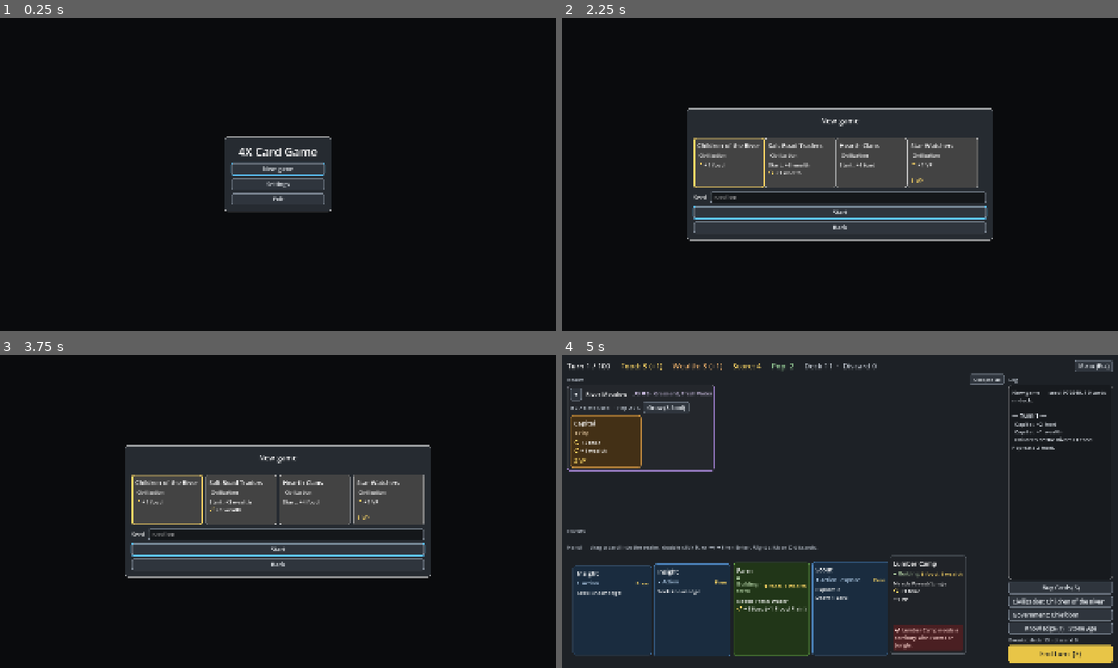
Above: before the commit, frames 1-4 (two rows, left to right).
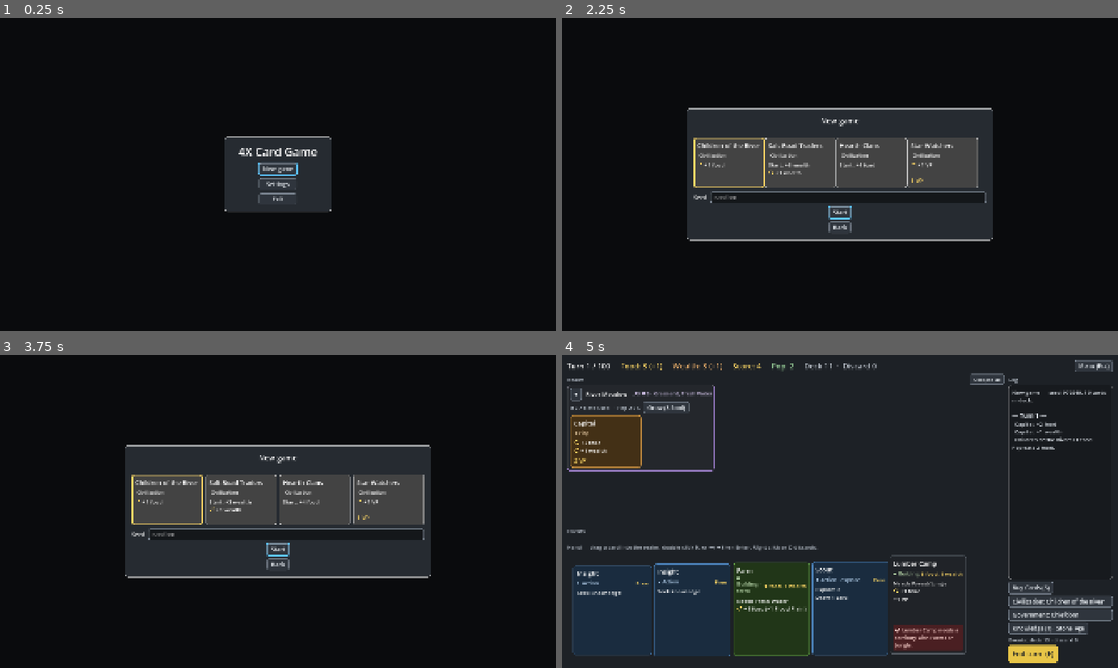
Above: after the commit, the same moments.

Repository: r888888888/4x-card-game
Game: Godot game, scene res://ui/main.tscn
Two runs of this game, one before a commit and one after it. Both use one fixed random seed, a clock stepped at 60 frames per second and the inputs below.
Inputs:
- Up to frame 1 (0.25 s): no input
- Up to frame 2 (2.25 s): click "Settings" at 0.5 s; click "Back" at 1.25 s; click "New game" at 2 s
- Up to frame 3 (3.75 s): click "Back" at 2.75 s; click "New game" at 3.5 s
- Up to frame 4 (5 s): click "Start" at 4.25 s

The runs differ from the first frame. In frame 1, 0.4% of the frame differs, in the area x 41-59%, y 46-60%; in frame 2, 1.0%; in frame 3, 1.0%; in frame 4, 1.1%, in the area x 81-100%, y 72-99%.

Commit message:
100: buttons fit their text; menu and screen buttons share one width in a centred column
Co-Authored-By: Claude Opus 5.5 <noreply@anthropic.com>

Diff:
--- a/ui/game_menu.gd
+++ b/ui/game_menu.gd
@@ -46,18 +46,13 @@
 	box.add_child(_civ_label)
 	var restart := UIKit.button("Restart", _restart)
 	restart.tooltip_text = "Start again with the seed above."
-	box.add_child(restart)
 	var new_game := UIKit.button("New game", func(): new_game_requested.emit())
 	new_game.tooltip_text = "Leave this game and choose a civilization and seed."
-	box.add_child(new_game)
 	_motion_toggle = UIKit.motion_toggle()
-	box.add_child(_motion_toggle)
-	box.add_child(HSeparator.new())
 	var close := UIKit.button("Close (Esc)", func(): close_requested.emit())
-	box.add_child(close)
 	var exit := UIKit.button("Exit", func(): exit_requested.emit())
 	exit.tooltip_text = "Quit the game. It isn't saved."
-	box.add_child(exit)
+	UIKit.button_column(box, [restart, new_game, _motion_toggle, HSeparator.new(), close, exit])
 	UIKit.focus_loop([_seed_edit, restart, new_game, _motion_toggle, close, exit])
 
 
--- a/ui/game_over_overlay.gd
+++ b/ui/game_over_overlay.gd
@@ -16,8 +16,7 @@
 	_label.horizontal_alignment = HORIZONTAL_ALIGNMENT_CENTER
 	box.add_child(_label)
 	_replay_button = UIKit.button("Replay this seed", on_replay)
-	box.add_child(_replay_button)
-	box.add_child(UIKit.button("New game", on_new_game))
+	UIKit.button_column(box, [_replay_button, UIKit.button("New game", on_new_game)])
 
 
 ## The overlay's text, or "" while it is hidden.
--- a/ui/new_game_screen.gd
+++ b/ui/new_game_screen.gd
@@ -51,9 +51,8 @@
 	seed_row.add_child(seed_edit)
 	start_button = UIKit.button("Start", _start)
 	start_button.tooltip_text = "Start a game with the seed above, or a random one if it's empty."
-	box.add_child(start_button)
 	back_button = UIKit.button("Back", func(): back_requested.emit())
-	box.add_child(back_button)
+	UIKit.button_column(box, [start_button, back_button])
 	UIKit.focus_loop([start_button, seed_edit, back_button])
 
 
--- a/ui/settings_screen.gd
+++ b/ui/settings_screen.gd
@@ -21,9 +21,8 @@
 	title.horizontal_alignment = HORIZONTAL_ALIGNMENT_CENTER
 	box.add_child(title)
 	motion_toggle = UIKit.motion_toggle()
-	box.add_child(motion_toggle)
 	back_button = UIKit.button("Back", func(): back_requested.emit())
-	box.add_child(back_button)
+	UIKit.button_column(box, [motion_toggle, back_button])
 	UIKit.focus_loop([back_button, motion_toggle])
 
 
--- a/ui/side_panel.gd
+++ b/ui/side_panel.gd
@@ -33,6 +33,7 @@
 	for zone_name in ["civilization", "government"]:
 		var line := UIKit.button("", func(): on_details.call(_identity[zone_name].get_meta("card_id")))
 		line.alignment = HORIZONTAL_ALIGNMENT_LEFT
+		line.size_flags_horizontal = Control.SIZE_FILL  # a list row, not an action: spans the panel (100)
 		line.clip_text = true
 		line.text_overrun_behavior = TextServer.OVERRUN_TRIM_ELLIPSIS
 		line.hide()
--- a/ui/start_screen.gd
+++ b/ui/start_screen.gd
@@ -26,12 +26,10 @@
 	box.add_child(title)
 	new_game_button = UIKit.button("New game", func(): new_game_requested.emit())
 	new_game_button.tooltip_text = "Choose a civilization and a seed, then start."
-	box.add_child(new_game_button)
 	settings_button = UIKit.button("Settings", func(): settings_requested.emit())
-	box.add_child(settings_button)
 	exit_button = UIKit.button("Exit", func(): exit_requested.emit())
 	exit_button.tooltip_text = "Quit the game."
-	box.add_child(exit_button)
+	UIKit.button_column(box, [new_game_button, settings_button, exit_button])
 	UIKit.focus_loop([new_game_button, settings_button, exit_button])
 
 
--- a/ui/tech_tree_modal.gd
+++ b/ui/tech_tree_modal.gd
@@ -119,6 +119,7 @@
 		lines.append("after " + e.card_db[tech.prereq].name)
 	var b := UIKit.button("\n".join(lines), func(): get_parent().details.open_def(tech.id))
 	b.alignment = HORIZONTAL_ALIGNMENT_LEFT
+	b.size_flags_horizontal = Control.SIZE_FILL  # a tile: fills its era column (100)
 	b.tooltip_text = "Click for the full details."
 	var style := UIKit.panel_style(Color("1f2328"), look[2], 6)
 	b.add_theme_stylebox_override("normal", style)
--- a/ui/ui_kit.gd
+++ b/ui/ui_kit.gd
@@ -170,6 +170,7 @@
 static func button(text: String, on_pressed: Callable) -> Button:
 	var b := Button.new()
 	b.text = text
+	b.size_flags_horizontal = Control.SIZE_SHRINK_BEGIN  # buttons fit their text (100); rows and tiles set SIZE_FILL
 	b.pressed.connect(on_pressed)
 	# Tab reaches every button (with a focus ring); a mouse click doesn't leave it focused, so a
 	# later Enter or arrow key goes to the cards, not to the last button clicked.
@@ -177,6 +178,19 @@
 		if event is InputEventMouseButton and not event.pressed:
 			b.release_focus.call_deferred())
 	return b
+
+
+## A stacked column of buttons for a menu or a screen (100), added to parent: controls share the widest one's width,
+## and the column is centred in parent.
+static func button_column(parent: Control, controls: Array[Control]) -> VBoxContainer:
+	var column := VBoxContainer.new()
+	column.size_flags_horizontal = Control.SIZE_SHRINK_CENTER
+	column.add_theme_constant_override("separation", 12)
+	for c in controls:
+		c.size_flags_horizontal = Control.SIZE_FILL
+		column.add_child(c)
+	parent.add_child(column)
+	return column
 
 
 ## The Reduce motion toggle: a button that says its state in words (a checkbox's box is hard to read on this
